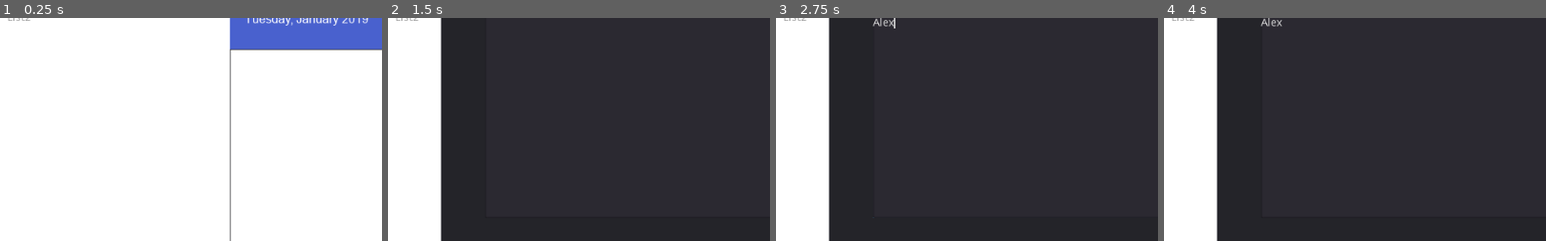
Above: before the commit, frames 1-4 (left to right).
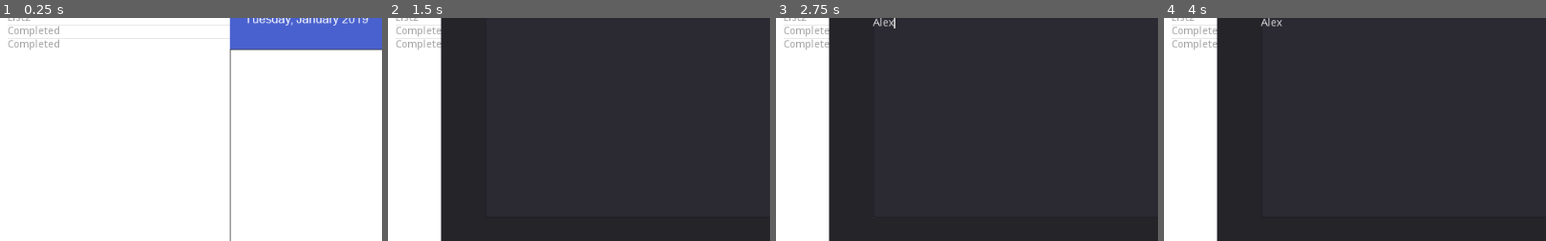
Above: after the commit, the same moments.

Repository: ohmygod481999/to-do-app-gotdot
Game: Godot game, scene res://Control.tscn
Same seed, same stepped clock (60 frames per second), same inputs: the game is played once before the commit and once after it.
Inputs (mouse positions are % of the whole screen's width and height, from its top left):
- Up to frame 1 (0.25 s): no input
- Up to frame 2 (1.5 s): click "Modify" at 0.5 s; click "Add" at 1.25 s
- Up to frame 3 (2.75 s): click (49, 44) at 2.02 s; type "Alex" at 2.1 s
- Up to frame 4 (4 s): click "Modify" at 2.75 s; click "Add" at 3.5 s
The pictures show only the part of the screen within x 5-55%, y 22-72%; the shares and areas given below are measured in that part.

The runs differ from the first frame. In frame 1, 0.4% of the frame differs, in the area x 2-16%, y 3-15%; in frame 2, 0.3%; in frame 3, 0.3%; in frame 4, 0.3%.
Error in both runs: Invalid get index '14' (on base: 'Dictionary'). (res://DateTime.gd:20)

Commit message:
add done feature

Diff:
--- a/Control.gd
+++ b/Control.gd
@@ -4,6 +4,8 @@
 # var b = "text"
 export(NodePath) var button
 export (PackedScene) var ListItem
+
+const completed = "Completed"
 
 var data = [
 	{
@@ -27,8 +29,6 @@
 ]
 
 var done = [
-	"done1",
-	"done2"
 ]
 
 func get_data(username, password):
@@ -59,14 +59,22 @@
 # Called when the node enters the scene tree for the first time.
 func _ready():
 	get_data("facker", "iovedanong")
+	reset_done()
 	init_collections()
-	#reset_actions(1)
+
+func delete_task(list_index, index):
+	done.append(data[list_index]["data"][index])
+	reset_done()
+	print(done)
+	data[list_index]["data"].remove(index)
+	$Panel/LeftPanel/Body/ListCollection.reset_actions(list_index)
 
 func init_collections():
 	var collections = $Panel/LeftPanel/Body/ListCollection
 	collections.clear()
 	for data_item in data:
 		collections.add_item(data_item["name"])
+	collections.add_item(completed)
 	$Panel/LeftPanel/Body/ListCollection.init_data(data)
 
 func delete_children(node):
@@ -99,7 +107,18 @@
 		pass
 
 
-
+func reset_done():
+	var cnt = 0
+	for _data in data:
+		if _data["name"] == completed:
+			data.remove(cnt)
+			break
+		cnt += 1
+	data.append({
+		"name": completed,
+		"id": 1000,
+		"data": done
+	})
 
 func _on_Modify_button_pressed():
 	var listId = $Panel/LeftPanel/Body/ListCollection.selected
--- a/List.gd
+++ b/List.gd
@@ -3,18 +3,31 @@
 # Declare member variables here. Examples:
 # var a = 2
 # var b = "text"
-
+var index = -1
 # Called when the node enters the scene tree for the first time.
 func _ready():
 	pass # Replace with function body.
 
 var item_height = 50
 
+func delete_child(idx: int):
+	var children = get_children()
+	for child in children:
+		var child_idx = child.index
+		if child_idx == idx:
+			print("found")
+			remove_child(child)
+			break
+
+func init_idx(idx):
+	index = idx
+
 func init(data):
 	var counter = 0
 	for item in data:
 		var item_node = preload("res://ListItem.tscn").instance()
 		item_node.init(item)
+		item_node.init_idx(counter, index)
 		add_child(item_node)
 		#item_node.anchor.x = 0
 		#item_node.anchor.y = 0
--- a/ListCollection.gd
+++ b/ListCollection.gd
@@ -6,14 +6,15 @@
 
 # Called when the node enters the scene tree for the first time.
 var ListPanel
+var pre_load
 var selected = -1
 func _ready():
 	ListPanel = get_node("/root/Control/Panel/RightPanel/List")
+	pre_load = get_node("/root/Control")
 	pass # Replace with function body.
 
 var data = [
 ]
-var pre_load = {}
 
 func init_data(_data):
 	data = _data
@@ -26,7 +27,8 @@
 func reset_actions(idx):
 	var lists
 	lists = preload("res://List.tscn").instance()
-	lists.init(data[idx]["data"])
+	lists.init_idx(idx)
+	lists.init(pre_load.data[idx]["data"])
 	delete_children(ListPanel)
 	ListPanel.add_child(lists)
 
@@ -34,11 +36,11 @@
 	selected = index
 	var text = get_item_text(index)
 	var idx = 0
-	for item in data:
+	for item in pre_load.data:
 		if item["name"] == text:
 			break
 		idx += 1
-	if idx < data.size():
+	if idx < pre_load.data.size():
 		reset_actions(idx)
 		#var lists
 		#if pre_load.get(str(idx)) == null:
--- a/ListItem.gd
+++ b/ListItem.gd
@@ -6,9 +6,23 @@
 func _ready():
 	pass # Replace with function body.
 
+var index = -1
+var list_index = -1
+
 func init(value):
 	get_node("Label").text = value
+
+func init_idx(idx, list_idx):
+	index = idx
+	list_index = list_idx
 
 # Called every frame. 'delta' is the elapsed time since the previous frame.
 #func _process(delta):
 #	pass
+
+
+func _on_CheckBox_toggled(button_pressed):
+	var ListPanel = get_node("/root/Control")
+	ListPanel.delete_task(list_index, index)
+	print(list_index)
+	pass # Replace with function body.
--- a/ListItem.tscn
+++ b/ListItem.tscn
@@ -30,3 +30,4 @@
 margin_top = 10.0
 margin_right = 384.0
 margin_bottom = 34.0
+[connection signal="toggled" from="CheckBox" to="." method="_on_CheckBox_toggled"]
--- a/List_modifier.tscn
+++ b/List_modifier.tscn
@@ -3,7 +3,7 @@
 [ext_resource path="res://List_modifier.gd" type="Script" id=1]
 
 [node name="List_modifier" type="Panel"]
-margin_left = 3.05176e-005
+margin_left = 3.05176e-05
 margin_top = 0.175751
 margin_right = 632.0
 margin_bottom = 196.176
